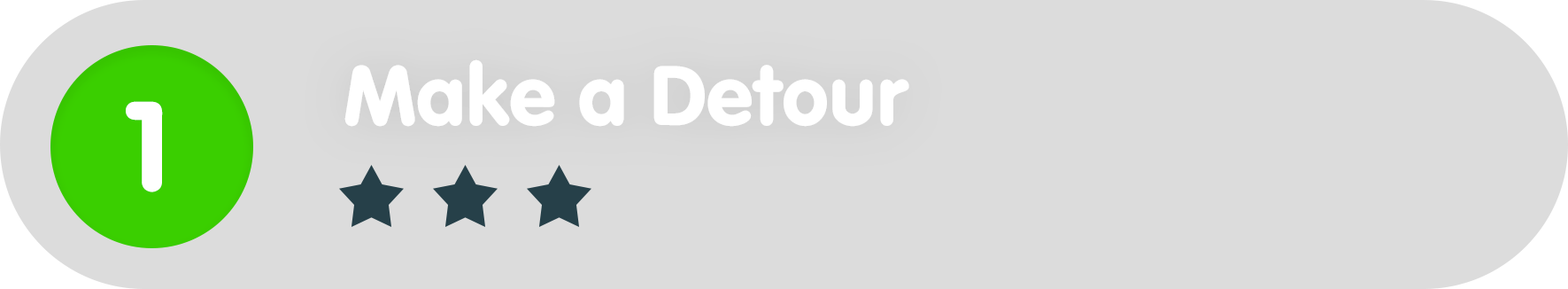
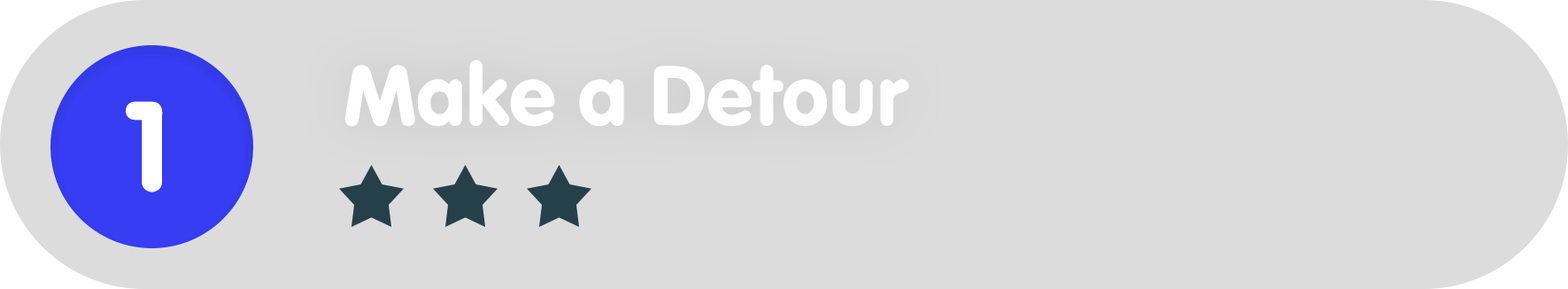
Two versions of the same layered image (1568×289). Layer-by-layer changes:
painted on "Ellipse_green" over [left=50, top=45, right=254, bottom=248]
